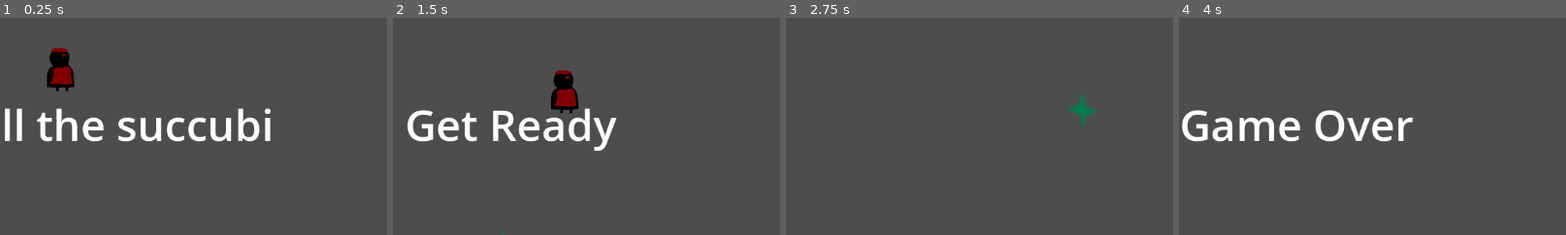
Above: before the commit, frames 1-4 (left to right).
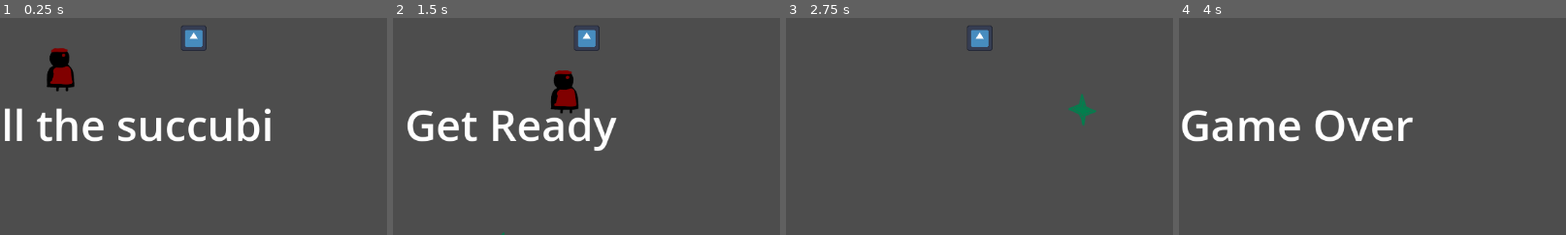
Above: after the commit, the same moments.

Repository: yinghaoawang/Succubus-Survivors
Game: Godot game, scene res://scenes/Main.tscn
The game is run twice, just before and just after one commit, with the same random seed, the same clock (stepped at 60 frames per second) and the same inputs. The engine's default icon, where the game draws it, is replaced by a stand-in: a white triangle on a blue panel in a dark square.
Inputs:
- Up to frame 1 (0.25 s): no input
- Up to frame 2 (1.5 s): click "Start" at 0.5 s; hold D (move_right) from 1.28 s (still down)
- Up to frame 3 (2.75 s): release D (move_right) at 2.03 s; hold S (move_down) from 2.03 s (still down)
- Up to frame 4 (4 s): release S (move_down) at 2.78 s; hold D (move_right) 2.78-3.53 s; hold W (move_up) from 3.53 s (still down)
The pictures show only the part of the screen within x 35-85%, y 26-76%; the shares and areas given below are measured in that part.

The runs differ from the first frame. In frame 1, 0.5% of the frame differs, in the area x 46-54%, y 3-16%; in frame 2, 0.5%; in frame 3, 0.5%; in frame 4, nothing differs.

Commit message:
add power up item (does nothing)

Diff:
--- /dev/null
+++ b/scenes/AcquiredPowerUps.tscn
@@ -0,0 +1,6 @@
+[gd_scene load_steps=2 format=3 uid="uid://dtjrqw2r6st8g"]
+
+[ext_resource type="Script" path="res://scripts/projectiles/acquired_projectiles.gd" id="1_mpc2y"]
+
+[node name="AcquiredPowerUps" type="Node2D"]
+script = ExtResource("1_mpc2y")
--- a/scenes/Main.tscn
+++ b/scenes/Main.tscn
@@ -1,8 +1,9 @@
-[gd_scene load_steps=5 format=3 uid="uid://i02j1vjryb8i"]
+[gd_scene load_steps=6 format=3 uid="uid://i02j1vjryb8i"]
 
 [ext_resource type="Script" path="res://scripts/main.gd" id="1_dbnsj"]
 [ext_resource type="PackedScene" uid="uid://ddq61ipdadwe4" path="res://scenes/Player.tscn" id="3_nvqf1"]
 [ext_resource type="PackedScene" uid="uid://ciikr3q5806gn" path="res://scenes/HUD.tscn" id="4_hc2h3"]
+[ext_resource type="PackedScene" uid="uid://b3utnax8s52a" path="res://scenes/PowerUp.tscn" id="5_u6bmt"]
 
 [sub_resource type="Curve2D" id="Curve2D_x8quo"]
 _data = {
@@ -38,6 +39,9 @@
 
 [node name="HUD" parent="." instance=ExtResource("4_hc2h3")]
 
+[node name="PowerUp" parent="." instance=ExtResource("5_u6bmt")]
+collision_mask = 1
+
 [connection signal="hit" from="Player" to="." method="game_over"]
 [connection signal="timeout" from="ElapsedTimer" to="." method="_on_elapsed_timer_timeout"]
 [connection signal="timeout" from="StartTimer" to="." method="_on_start_timer_timeout"]
--- a/scenes/Player.tscn
+++ b/scenes/Player.tscn
@@ -1,6 +1,7 @@
-[gd_scene load_steps=6 format=3 uid="uid://ddq61ipdadwe4"]
+[gd_scene load_steps=7 format=3 uid="uid://ddq61ipdadwe4"]
 
 [ext_resource type="Script" path="res://scripts/player.gd" id="1_yxr5j"]
+[ext_resource type="PackedScene" uid="uid://dtjrqw2r6st8g" path="res://scenes/AcquiredPowerUps.tscn" id="2_7ihno"]
 [ext_resource type="Texture2D" uid="uid://bm6mwbqjtatq" path="res://sprites/good_walk1.png" id="2_qga28"]
 [ext_resource type="Texture2D" uid="uid://bkt63pyj5qce1" path="res://sprites/good_walk2.png" id="3_k4w84"]
 
@@ -27,6 +28,8 @@
 script = ExtResource("1_yxr5j")
 metadata/_edit_group_ = true
 
+[node name="AcquiredPowerUps" parent="." instance=ExtResource("2_7ihno")]
+
 [node name="AnimatedSprite2D" type="AnimatedSprite2D" parent="."]
 sprite_frames = SubResource("SpriteFrames_nfavc")
 animation = &"walk"
--- /dev/null
+++ b/scenes/PowerUp.tscn
@@ -0,0 +1,24 @@
+[gd_scene load_steps=4 format=3 uid="uid://b3utnax8s52a"]
+
+[ext_resource type="Texture2D" uid="uid://ctk8nofmdrg0i" path="res://sprites/icon.svg" id="1_26ykr"]
+[ext_resource type="Script" path="res://scripts/power_up.gd" id="1_byix1"]
+
+[sub_resource type="RectangleShape2D" id="RectangleShape2D_wi4po"]
+size = Vector2(38, 38)
+
+[node name="PowerUp" type="Area2D"]
+position = Vector2(-163, -14)
+collision_mask = 0
+script = ExtResource("1_byix1")
+metadata/_edit_group_ = true
+
+[node name="Sprite2D" type="Sprite2D" parent="."]
+position = Vector2(859, 210)
+scale = Vector2(0.3, 0.3)
+texture = ExtResource("1_26ykr")
+
+[node name="CollisionShape2D" type="CollisionShape2D" parent="."]
+position = Vector2(859, 210)
+shape = SubResource("RectangleShape2D_wi4po")
+
+[connection signal="area_entered" from="." to="." method="_on_area_entered"]
--- /dev/null
+++ b/scripts/power_up.gd
@@ -0,0 +1,15 @@
+extends Area2D
+
+
+# Called when the node enters the scene tree for the first time.
+func _ready():
+	pass # Replace with function body.
+
+
+# Called every frame. 'delta' is the elapsed time since the previous frame.
+func _process(delta):
+	pass
+
+
+func _on_area_entered(area):
+	self.queue_free()
--- /dev/null
+++ b/scripts/projectiles/acquired_projectiles.gd
@@ -0,0 +1,11 @@
+extends Node2D
+
+
+# Called when the node enters the scene tree for the first time.
+func _ready():
+	pass # Replace with function body.
+
+
+# Called every frame. 'delta' is the elapsed time since the previous frame.
+func _process(delta):
+	pass
